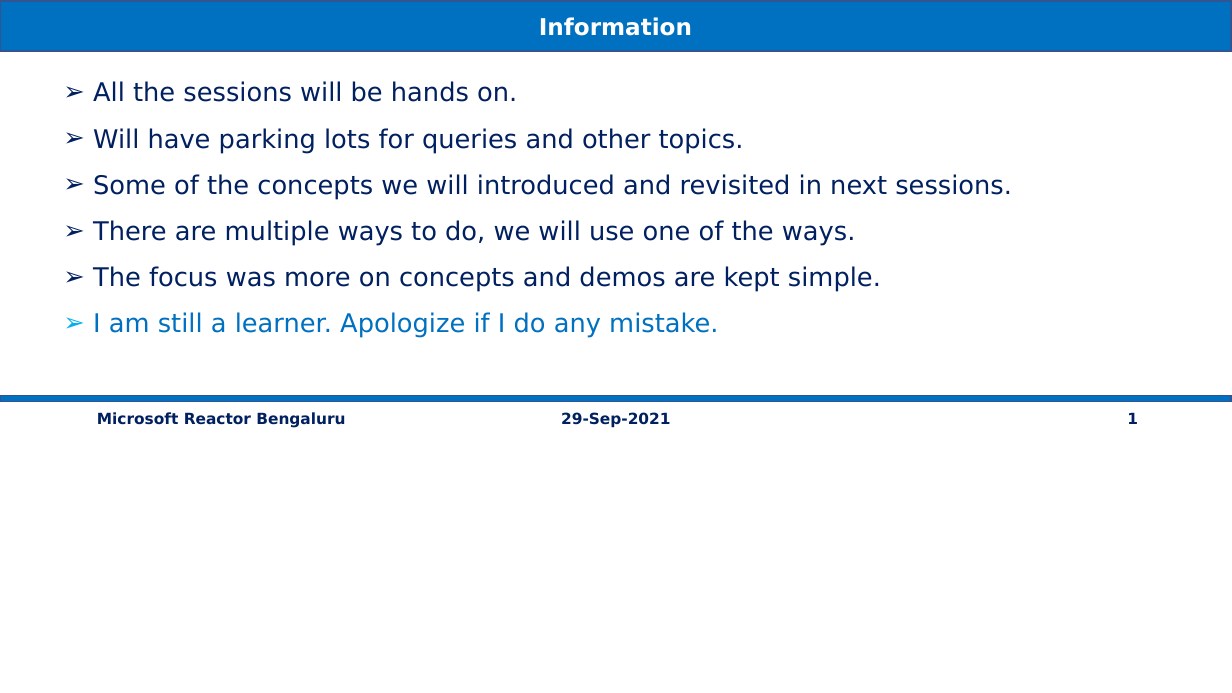
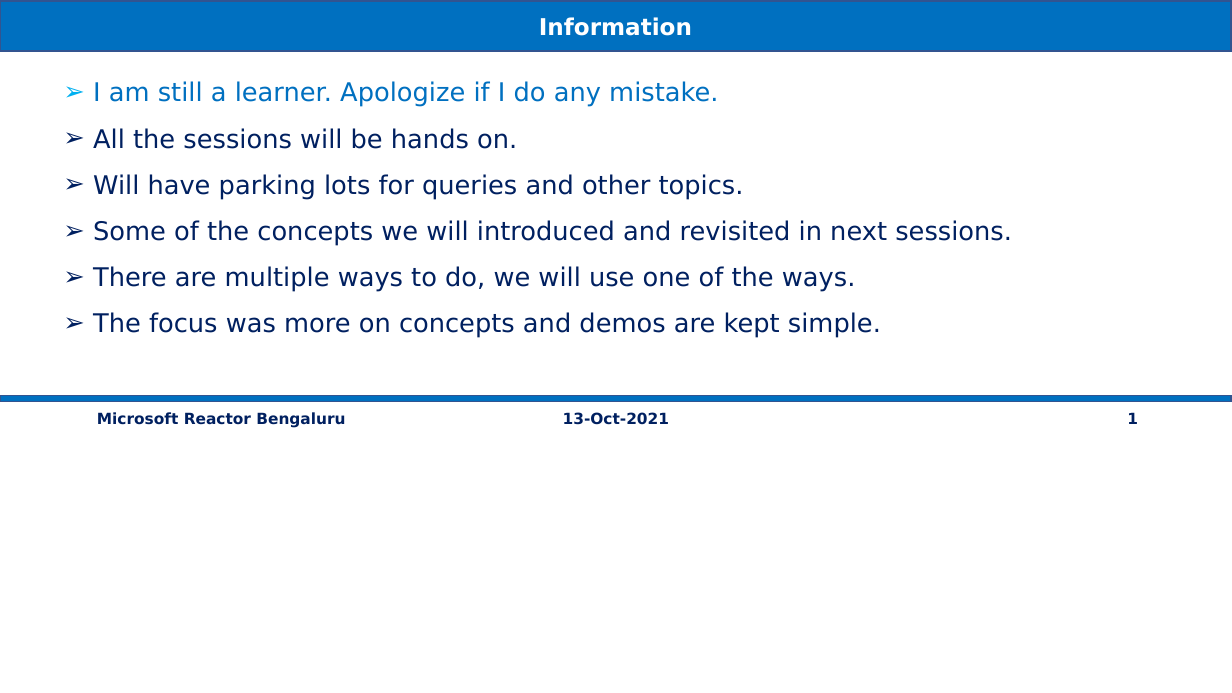
Before and after one commit to vishipayyallore/speaker_series_2021, a slide deck: slide 1 of MicrosoftReactor/Demos.pptx. Drawn at 1232x693 pixels with LibreOffice and Linux fonts; fonts in the diff are those of the drawing. Boxes give left, top, right and bottom in pixels: in the first picture for what was removed or moved away, otherwise in the second. Text is boxed around its words. In the diff, an @@ line names an element or a change of style, - is before the commit and + after.

```diff
--- a/MicrosoftReactor/Demos.pptx
+++ b/MicrosoftReactor/Demos.pptx
@@ text at [93, 81, 718, 107]: paragraph added @@
+  ➢ I am still a learner. Apologize if I do any mistake.
@@ text at [93, 312, 718, 338]: paragraph removed @@
-  ➢ I am still a learner. Apologize if I do any mistake.
@@ text at [563, 412, 669, 425]: text changed @@
-29-Sep-2021
+13-Oct-2021
```
Also in this commit, not shown: 1 other slide changed, 1 slide added, 6 other files.
